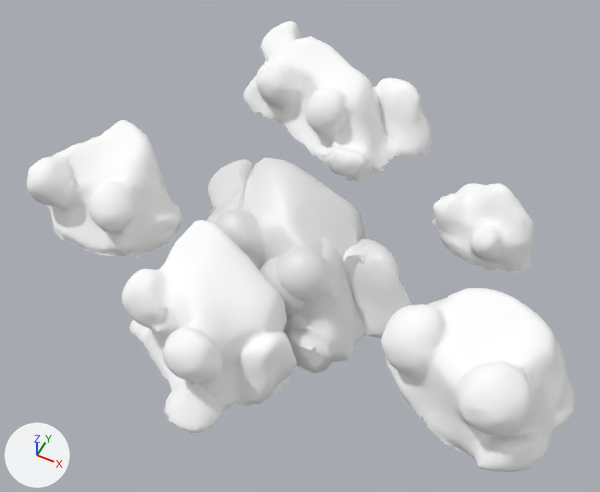
What one commit did to the FBX model Assets/Art/Models/Environment/ForestOfFaces/RockFace3.fbx.
Before and after are seen from a 50 mm camera at (2.81, -5.35, 7.39) aimed at (-0.09, 0.44, 0.15). The lights are fixed; the arrows at lower left show +X, +Y and +Z. Where no turn or scale is listed for an object, it has been applied to the vertices.

Script lines for the objects in view, before the commit:
```python
me_rockswithfaces = bpy.data.meshes.new('RocksWithFaces')
me_rockswithfaces.from_pydata(...)  # 10800 vertices, 21093 faces; spans x -3.36..3.3, y -2.36..4.25, z 0.69..1.97
me_rockswithfaces.materials.append(mat_rockswithfaces)  # its picture is missing
me_rockswithfaces_001 = bpy.data.meshes.new('RocksWithFaces.001')
me_rockswithfaces_001.from_pydata(...)  # 489 vertices, 832 faces; spans x -0.84..0.99, y -0.65..1.01, z -0.01..1.0
me_rockswithfaces_001.materials.append(mat_rock1lopo)  # white #e7e7e7
me_rockswithfaces_002 = bpy.data.meshes.new('RocksWithFaces.002')
me_rockswithfaces_002.from_pydata(...)  # 497 vertices, 803 faces; spans x -0.9..0.98, y -0.89..0.74, z -0.01..1.28
me_rockswithfaces_002.materials.append(mat_rock2mat)  # white #e7e7e7
me_rockswithfaces_003 = bpy.data.meshes.new('RocksWithFaces.003')
me_rockswithfaces_003.from_pydata(...)  # 1680 vertices, 2876 faces; spans x -1.38..1.5, y -1.07..0.9, z 0.03..0.99
me_rockswithfaces_003.materials.append(mat_rock3mat)  # white #e7e7e7
ob_rock1lopo = bpy.data.objects.new('Rock1LoPo', me_rockswithfaces_001)
ob_rock1lopo.location = (0.0, 0.0, 0.0)
ob_rock3lopo = bpy.data.objects.new('Rock3LoPo', me_rockswithfaces_003)
ob_rock3lopo.location = (0.0, 0.0, 0.0)
ob_rockswithfaces = bpy.data.objects.new('RocksWithFaces', me_rockswithfaces)
ob_rockswithfaces.location = (0.0, 0.11, -0.72)
ob_rockswithfaces_001 = bpy.data.objects.new('RocksWithFaces.001', me_rockswithfaces_002)
ob_rockswithfaces_001.location = (0.0, 0.0, 0.0)
```
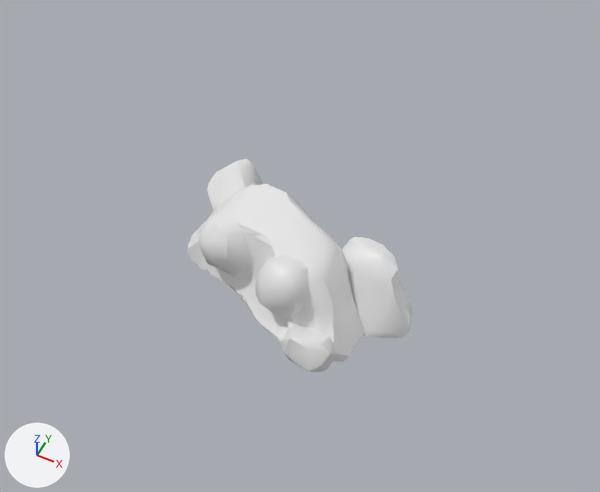
What changed in the scene script:
```text
Change me_rockswithfaces_003:
    used by ob_rock3lopo; location = (0.0, 0.0, 0.0)
    remove me_rockswithfaces_003.from_pydata(...)  # 1680 vertices, 2876 faces; spans x -1.38..1.5, y -1.07..0.9, z 0.03..0.99
    add me_rockswithfaces_003.from_pydata(...)  # 336 vertices, 569 faces; spans x -1.38..1.5, y -1.07..0.91, z 0.03..0.98
    me_rockswithfaces_003 part 1: 2 vertices moved within x -0.99..-0.5, y -0.06..0.57, z 0.17..0.56; 1632 vertices removed from x -1.38..1.5, y -1.07..0.9, z 0.03..0.99; 288 vertices added at x -1.38..1.5, y -1.07..0.91, z 0.03..0.98
Remove ob_rockswithfaces_001:
    ob_rockswithfaces_001 = bpy.data.objects.new('RocksWithFaces.001', me_rockswithfaces_002)
    ob_rockswithfaces_001.location = (0.0, 0.0, 0.0)
Remove ob_rockswithfaces:
    ob_rockswithfaces = bpy.data.objects.new('RocksWithFaces', me_rockswithfaces)
    ob_rockswithfaces.location = (0.0, 0.11, -0.72)
Remove ob_rock1lopo:
    ob_rock1lopo = bpy.data.objects.new('Rock1LoPo', me_rockswithfaces_001)
    ob_rock1lopo.location = (0.0, 0.0, 0.0)
```

What differs and where, as boxes (x1, y1, x2, y2) in the pictures (600 x 492 px):
'RocksWithFaces', deleted: before (27, 21, 575, 472)
'Rock3LoPo', reshaped: before (206, 159, 411, 373); after (186, 158, 412, 372)
'RocksWithFaces.001', deleted: before (215, 157, 367, 334)
'Rock1LoPo', deleted: before (246, 254, 339, 309)
